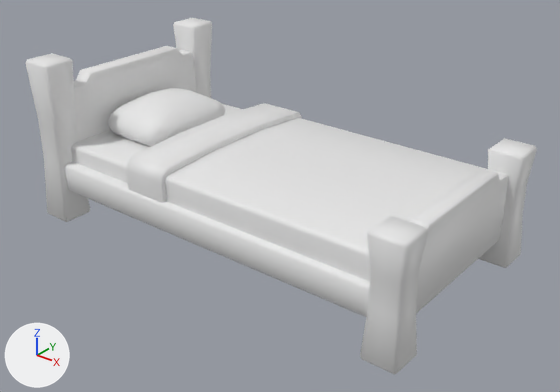
A saved change to the glTF model src/story/scene/models/bed.glb.
Camera for both pictures: a 50 mm lens placed at (2.04, -2.49, 1.76), pointed at (0.08, -0.04, 0.24). The lights are fixed; the arrows at lower left show +X, +Y and +Z. The picture after the commit comes second. Where no turn or scale is listed for an object, it has been applied to the vertices.

Names of what the first picture shows: 'Bed'.
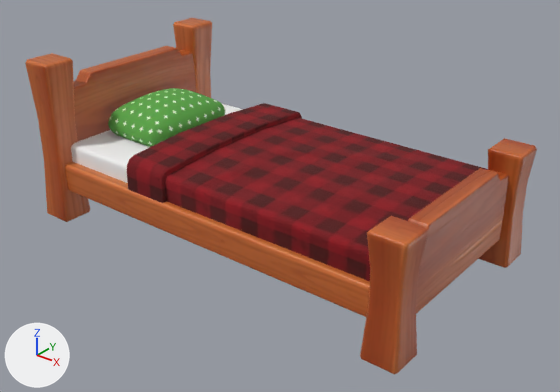
Where the newer file only moved an object's origin or applied its transform, the numbers keep the older frame.

Where the change shows, as pixel boxes [x1, y1, x2, y2] in the pictures (560 x 392 px):
'Bed', recoloured (white to brown): [25, 18, 537, 374] in both

Edits to the bpy script that builds the scene:
```text
Add img_var_03_metallic_4k_min_var_03_roughness_4k_min:
    img_var_03_metallic_4k_min_var_03_roughness_4k_min = load_image('Var_03_Metallic_4k-min-Var_03_Roughness_4k-min', '_unpacked/Var_03_Metallic_4k-min-Var_03_Roughness_4k-min', 1024, 1024, 'Non-Color')
Add img_var_03_basecolor_4k_min:
    img_var_03_basecolor_4k_min = load_image('Var_03_BaseColor_4k-min', '_unpacked/Var_03_BaseColor_4k-min', 1024, 1024, 'sRGB')
Add img_var_03_normal_opengl_4k_min:
    img_var_03_normal_opengl_4k_min = load_image('Var_03_Normal_OpenGL_4k-min', '_unpacked/Var_03_Normal_OpenGL_4k-min', 1024, 1024, 'Non-Color')
Add mat_var_03:
    mat_var_03 = bpy.data.materials.new('Var_03')
    # uses the picture img_var_03_basecolor_4k_min
    # uses the picture img_var_03_metallic_4k_min_var_03_roughness_4k_min
    # uses the picture img_var_03_normal_opengl_4k_min
Change me_bed:
    where me_bed.from_pydata(...)  # 591 vertices, 1004 faces; spans x -1.0..1.0, y -0.54..0.54, z 0.0..0.78
    add me_bed.materials.append(mat_var_03)
```
